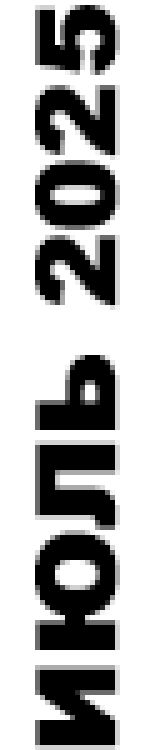
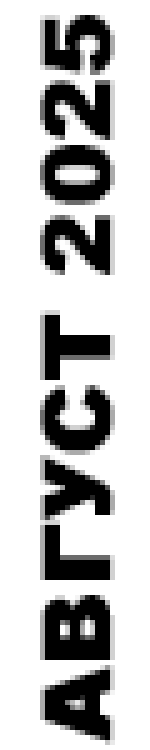
Before/after of a 150px x 750px layered artwork. What changed in the layer stack:
renamed "ИЮЛЬ 2025" to "АВГУСТ 2025", painted on it over (35, 5, 120, 750)
